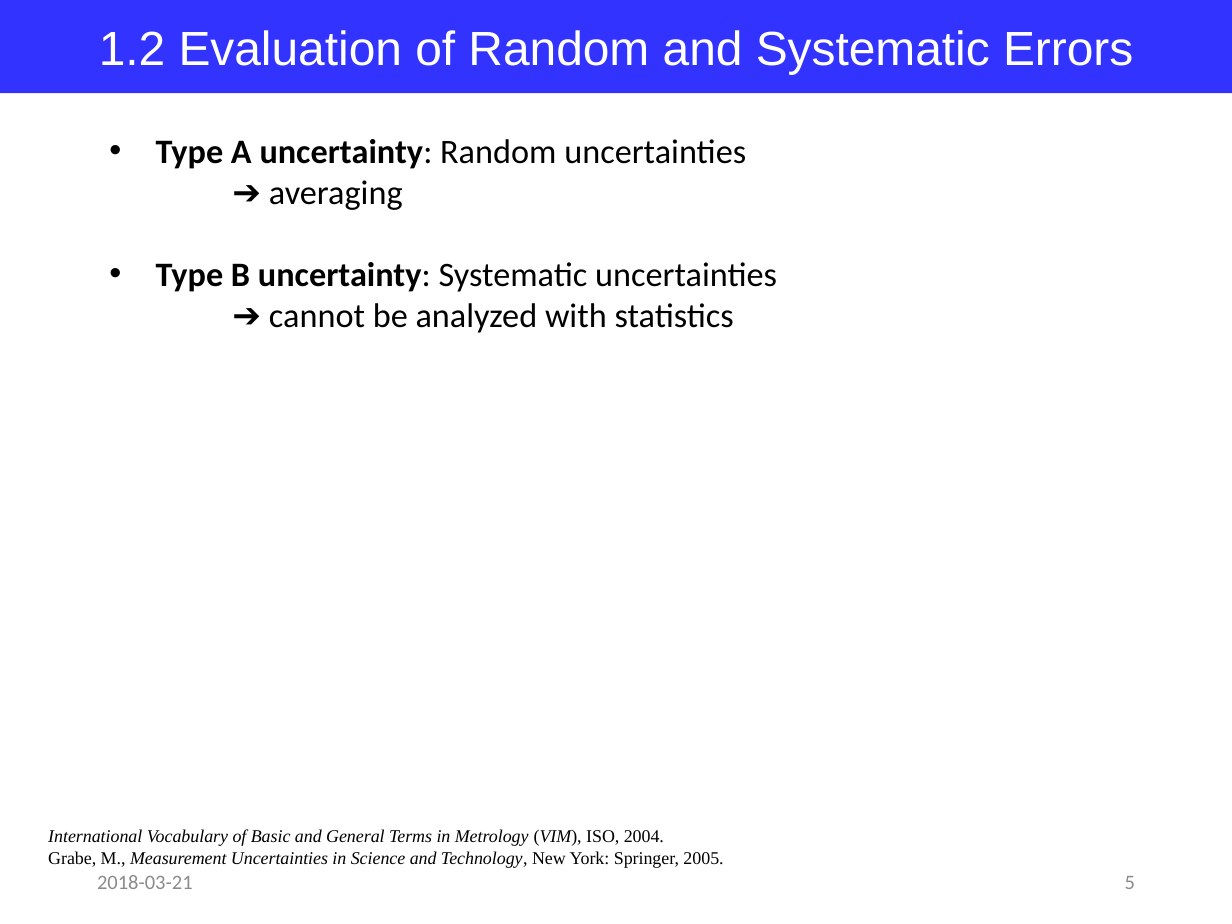
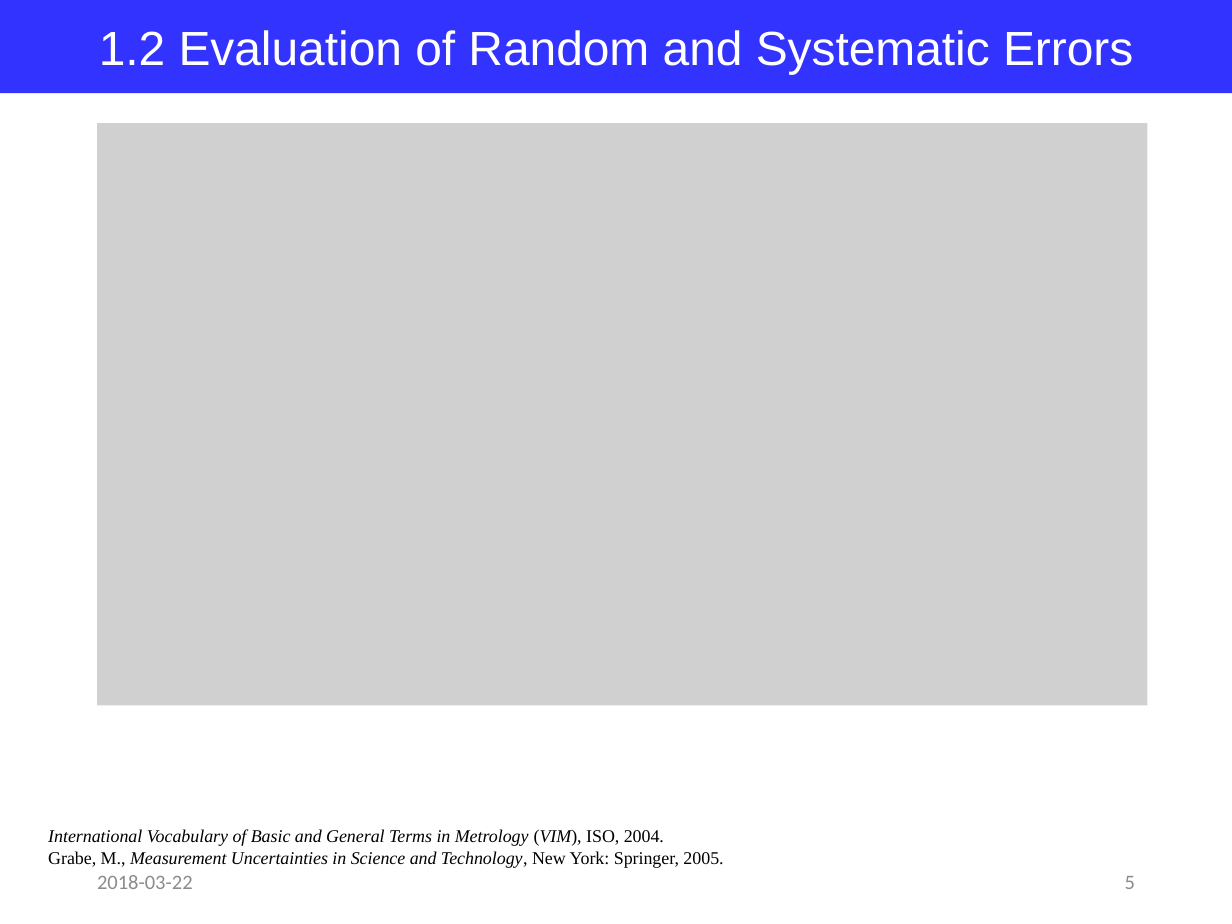
Before and after one commit to jglee96/NBTP_Lab, a slide deck: slide 5 of Terahertz Metrology/Ch4/Terahertz Metrology_Ch4.pptx. Drawn at 1232x924 pixels with LibreOffice and Linux fonts; fonts in the diff are those of the drawing; grey boxes stand for pictures. Boxes give left, top, right and bottom in pixels: in the first picture for what was removed or moved away, otherwise in the second. Text is boxed around its words. In the diff, an @@ line names an element or a change of style, - is before the commit and + after.

```diff
--- a/Terahertz Metrology/Ch4/Terahertz Metrology_Ch4.pptx
+++ b/Terahertz Metrology/Ch4/Terahertz Metrology_Ch4.pptx
@@ picture added at bbox=[97, 123, 1147, 706] @@
@@ text removed at bbox=[156, 139, 777, 333] @@
-• Type A uncertainty: Random uncertainties
-➔ averaging
-• Type B uncertainty: Systematic uncertainties
-➔ cannot be analyzed with statistics
@@ text at bbox=[97, 875, 193, 889]: text changed @@
-2018-03-21
+2018-03-22
```
Also in this commit, not shown: 6 other slides changed, 4 slides added.
